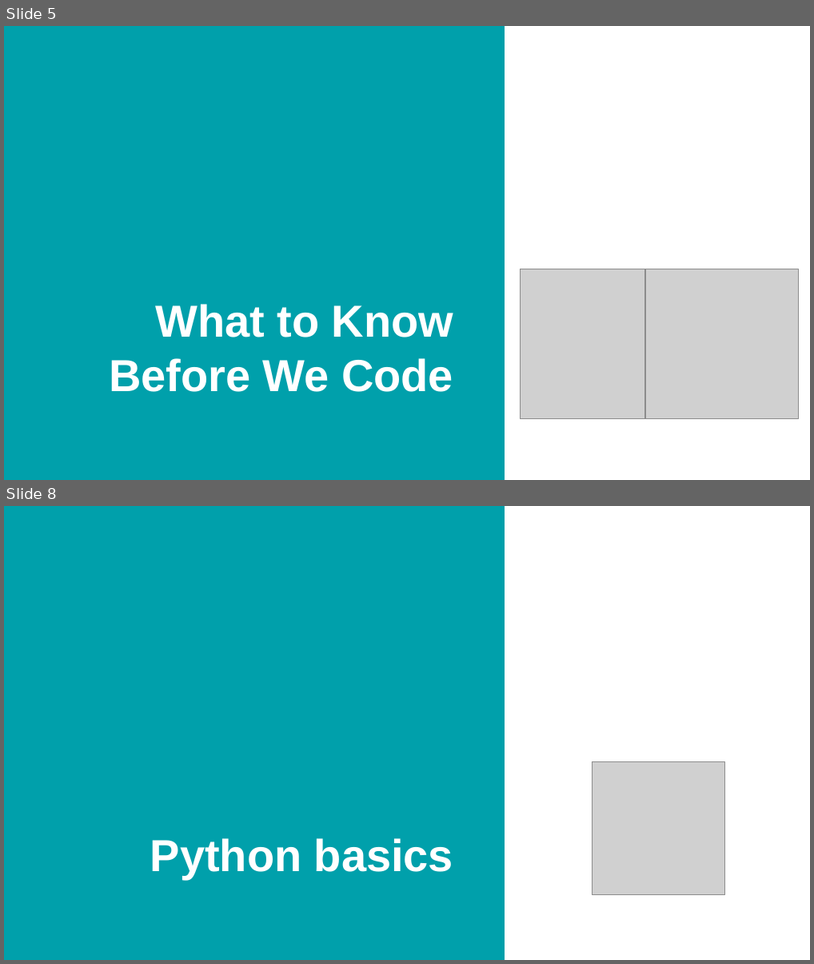
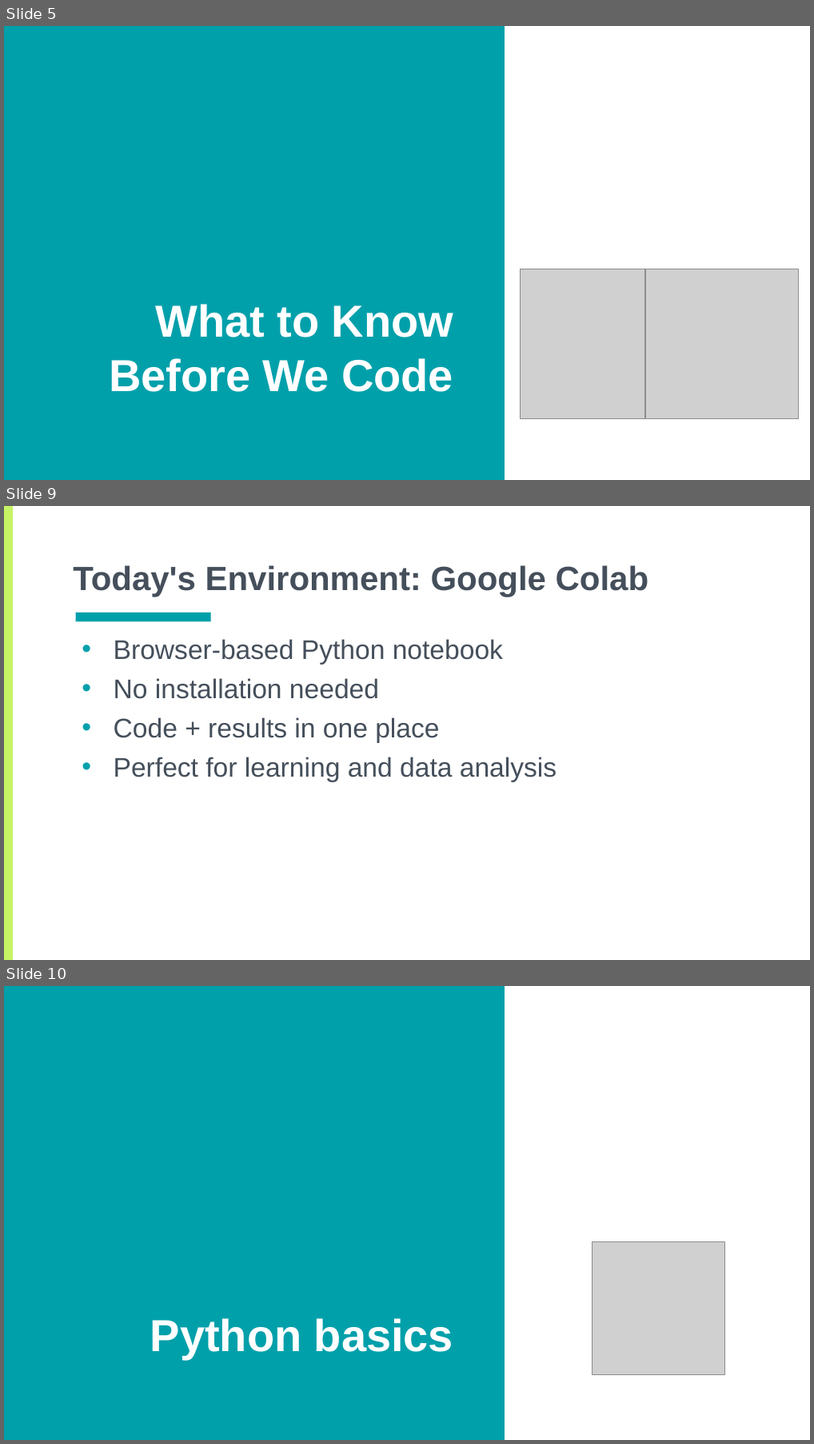
Before and after one commit to CWML/Python1, a slide deck: python1_2025.pptx. Shown one above the other, each under a label of ours: slides 5 and 8 before the commit, slides 5, 9 and 10 after it; the slides between them are not shown. The pictures are 814x964 and 814x1444 pixels, drawn with LibreOffice and Linux fonts; fonts in the diff are those of the drawing; grey boxes stand for pictures. Boxes give left, top, right and bottom in pixels: in the first picture for what was removed or moved away, otherwise in the second. Text is boxed around its words. In the diff, an @@ line names an element or a change of style, - is before the commit and + after.

```diff
--- a/python1_2025.pptx
+++ b/python1_2025.pptx
@@ slide 9 added at bbox=[4, 506, 810, 960], background #FFFFFF @@
@@ rectangle added at bbox=[4, 506, 13, 959], fill #C7F464 @@
@@ title added at bbox=[73, 565, 650, 596], 30 pt, text #454F5B, bold @@
+Today's Environment: Google Colab
@@ rectangle added at bbox=[76, 612, 211, 621], fill #00A0AB @@
@@ text added at bbox=[114, 639, 557, 782], 24 pt, text #454F5B @@
+• Browser-based Python notebook
+• No installation needed
+• Code + results in one place
+• Perfect for learning and data analysis
@@ what was slide 8 is now slide 10 @@
```
Also in this commit, not shown: 1 slide changed, 2 other slides added.
